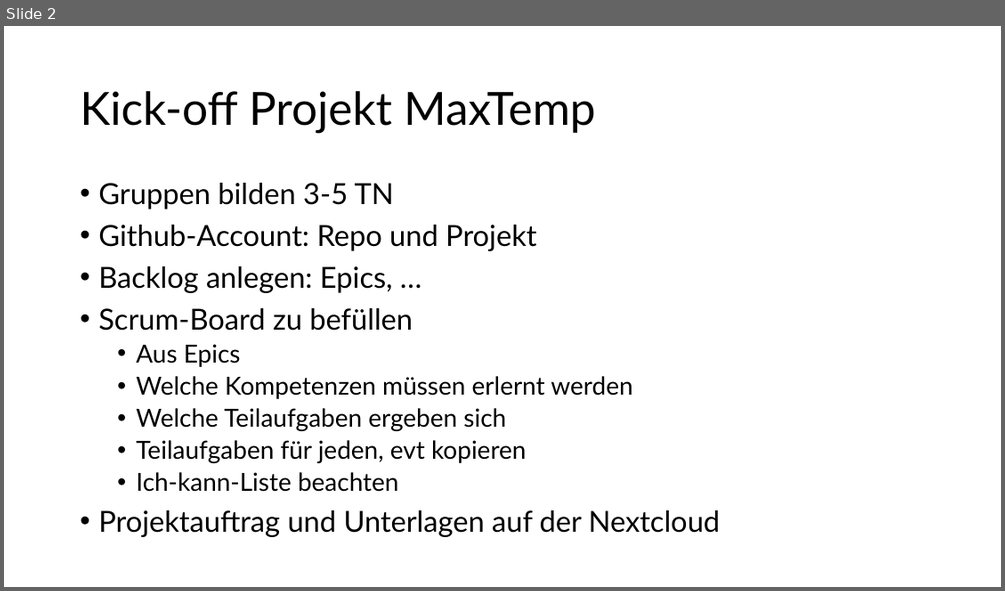
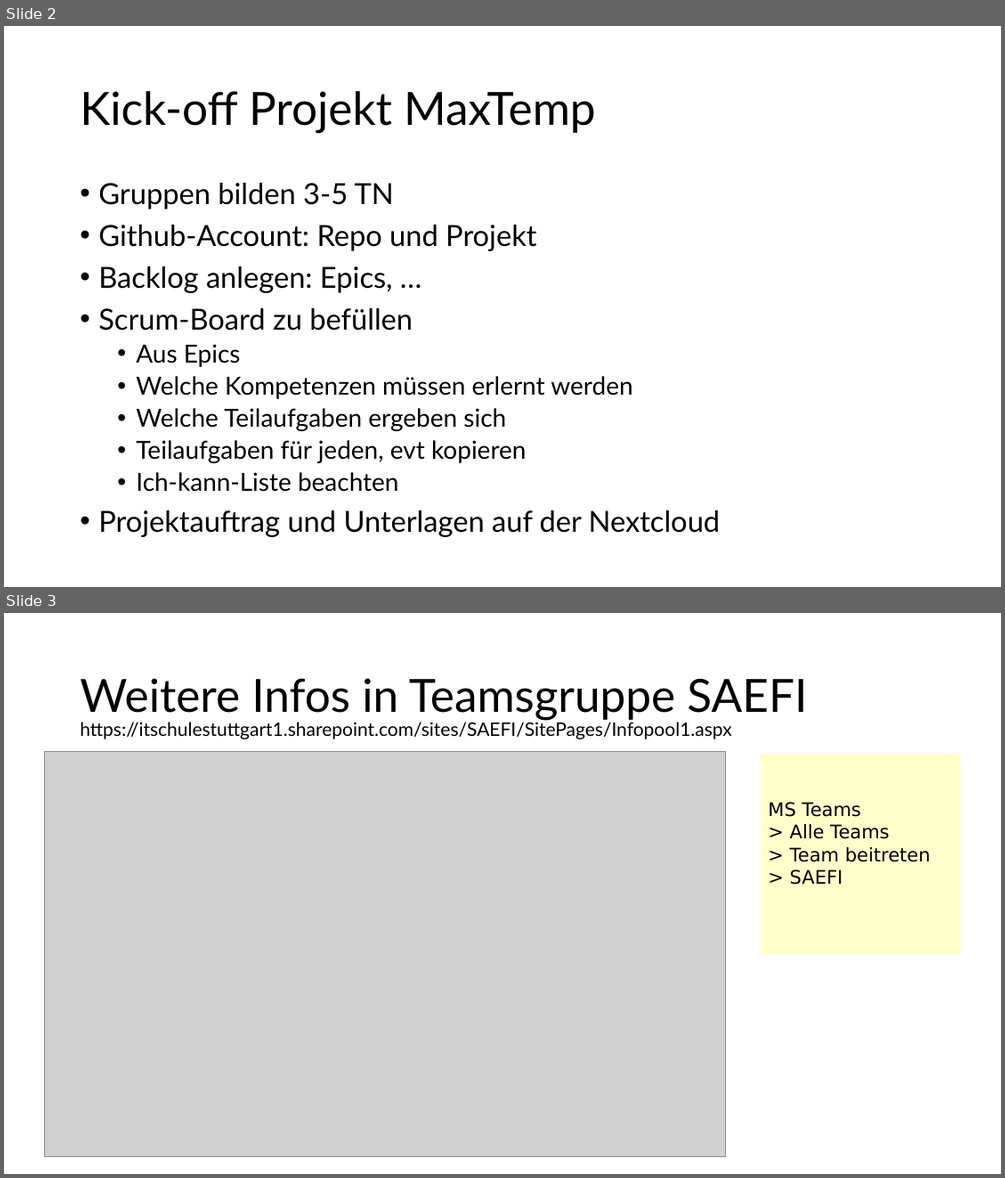
Before and after one commit to Daniel-Jesus-DJ/DieGewinnerProgramm, a slide deck: Aufgaben/kick-off.pptx. Shown one above the other, each under a label of ours: slide 2 before the commit, slides 2 and 3 after it. The pictures are 1005x591 and 1005x1178 pixels, drawn with LibreOffice and Linux fonts; fonts in the diff are those of the drawing; grey boxes stand for pictures. Boxes give left, top, right and bottom in pixels: in the first picture for what was removed or moved away, otherwise in the second. Text is boxed around its words. In the diff, an @@ line names an element or a change of style, - is before the commit and + after.

Commit message:
UPDATE

```diff
--- a/Aufgaben/kick-off.pptx
+++ b/Aufgaben/kick-off.pptx
@@ slide 3 added at (4,613,1001,1174), background #FFFFFF @@
@@ title added at (80,678,807,720), 44 pt, text #000000 @@
+Weitere Infos in Teamsgruppe SAEFI
@@ text added at (80,720,731,739), 18 pt, text #000000 @@
+https://itschulestuttgart1.sharepoint.com/sites/SAEFI/SitePages/Infopool1.aspx
@@ picture added at (44,751,725,1157) @@
@@ rectangle added at (760,754,961,954), fill #FFFFCC, 18 pt, text #000000 @@
+MS Teams
+> Alle Teams
+> Team beitreten
+> SAEFI
```
Also in this commit, not shown: 1 slide changed, 1 other slide added.
